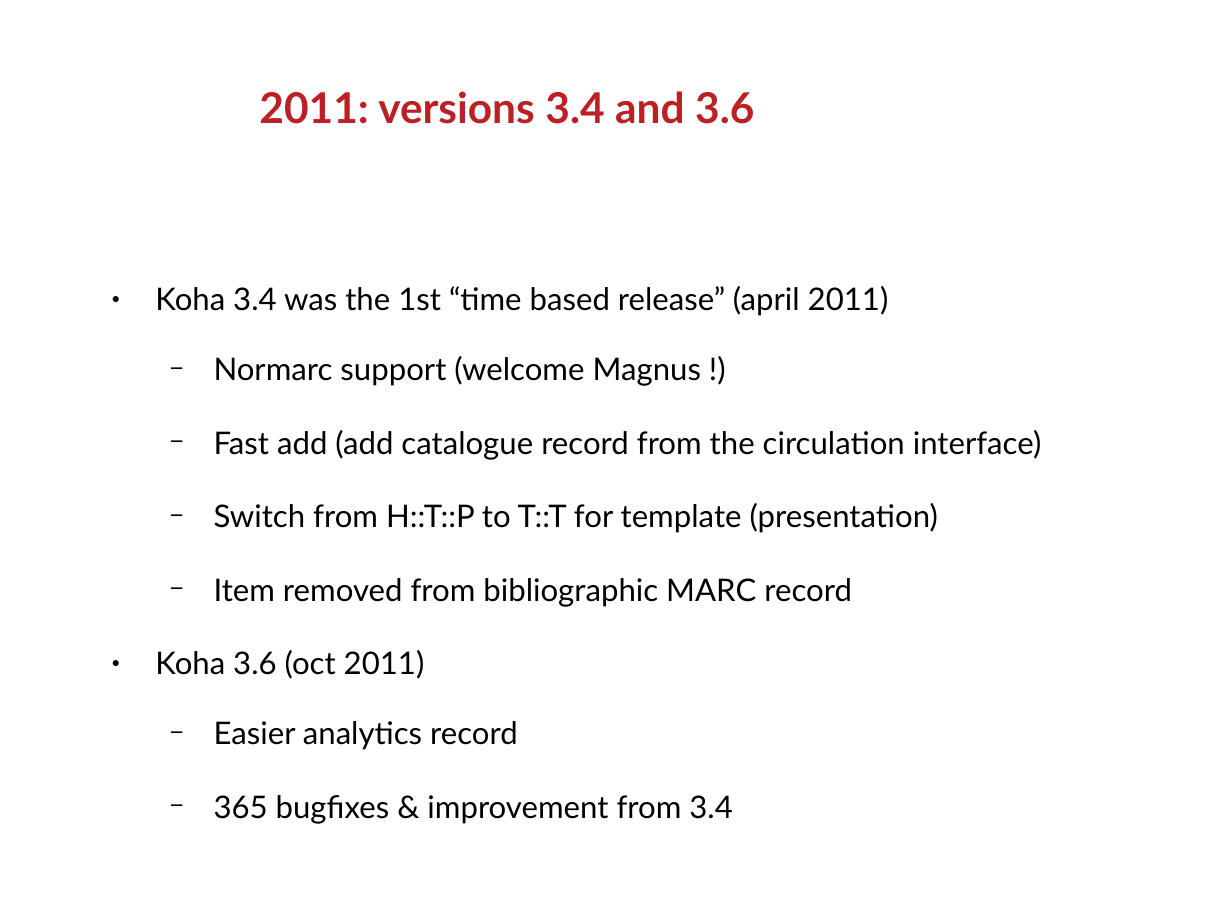
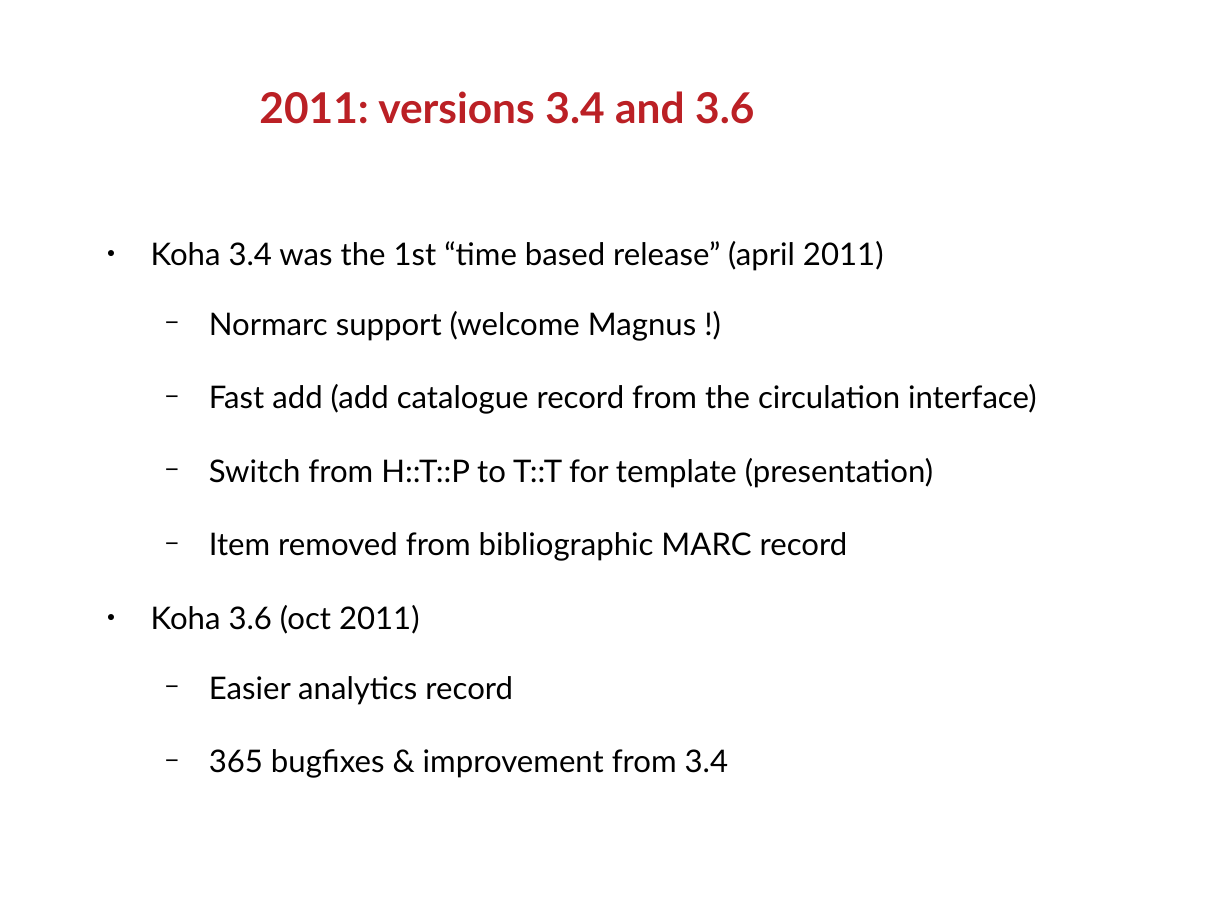
Before and after one commit to ranginui/presentation, a slide deck: slide 17 of melbourne_2016/history.odp. Drawn at 1232x924 pixels with LibreOffice and Linux fonts; fonts in the diff are those of the drawing; background and template pictures are left out. Boxes give left, top, right and bottom in pixels: in the first picture for what was removed or moved away, otherwise in the second. Text is boxed around its words. In the diff, an @@ line names an element or a change of style, - is before the commit and + after.

```diff
--- a/melbourne_2016/history.odp
+++ b/melbourne_2016/history.odp
@@ text "Koha 3.4 was the 1st ...": place and size @@
-text "Koha 3.4 was the 1st ..." at (155, 286, 1042, 823)
+text "Koha 3.4 was the 1st ..." at (151, 241, 1037, 778)
```
Also in this commit, not shown: 5 other slides changed.
